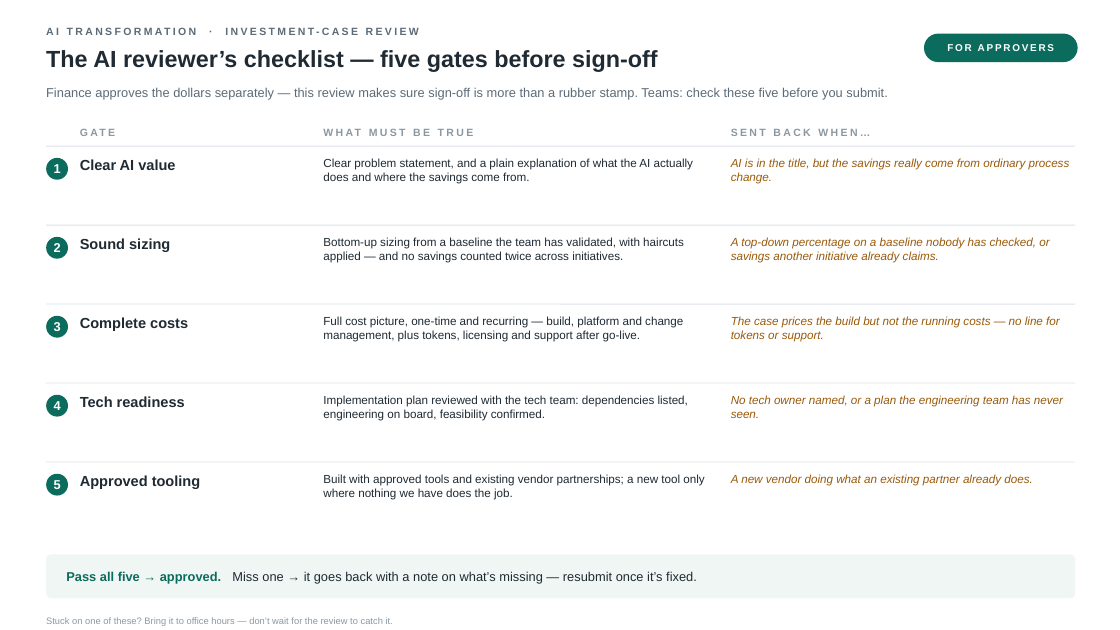
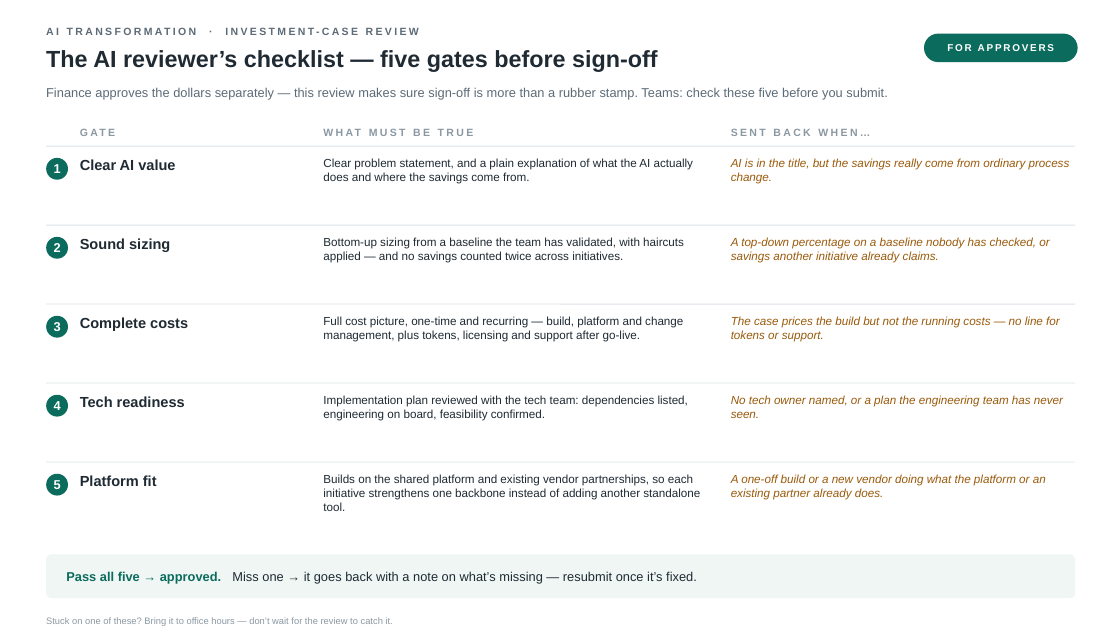
Before and after one commit to parthb102/Repo, a slide deck: slide 2 of docs/sizing-example/ds-sizing-example.pptx. Drawn at 1120x630 pixels with LibreOffice and Linux fonts; fonts in the diff are those of the drawing. Boxes give left, top, right and bottom in pixels: in the first picture for what was removed or moved away, otherwise in the second. Text is boxed around its words. In the diff, an @@ line names an element or a change of style, - is before the commit and + after.

```diff
--- a/docs/sizing-example/ds-sizing-example.pptx
+++ b/docs/sizing-example/ds-sizing-example.pptx
@@ text at (80, 475, 157, 486): text changed @@
-Approved tooling
+Platform fit
@@ text at (323, 474, 700, 511): text changed @@
-Built with approved tools and existing vendor partnerships; a new tool only where nothing we have does the job.
+Builds on the shared platform and existing vendor partnerships, so each initiative strengthens one backbone instead of adding another standalone tool.
@@ text at (731, 474, 1046, 500): text changed @@
-A new vendor doing what an existing partner already does.
+A one-off build or a new vendor doing what the platform or an existing partner already does.
```
Also in this commit, not shown: 1 other file.
